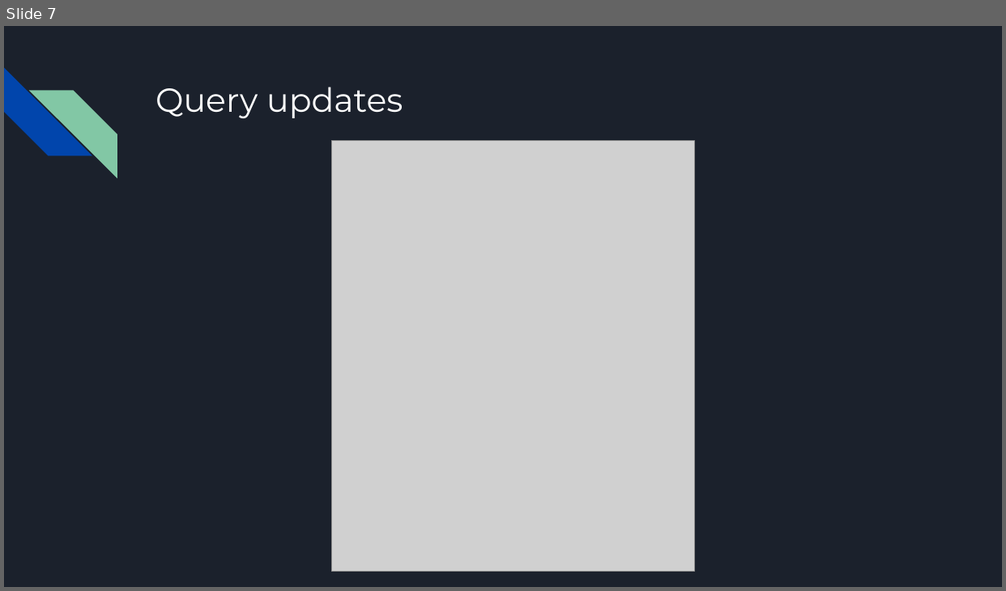
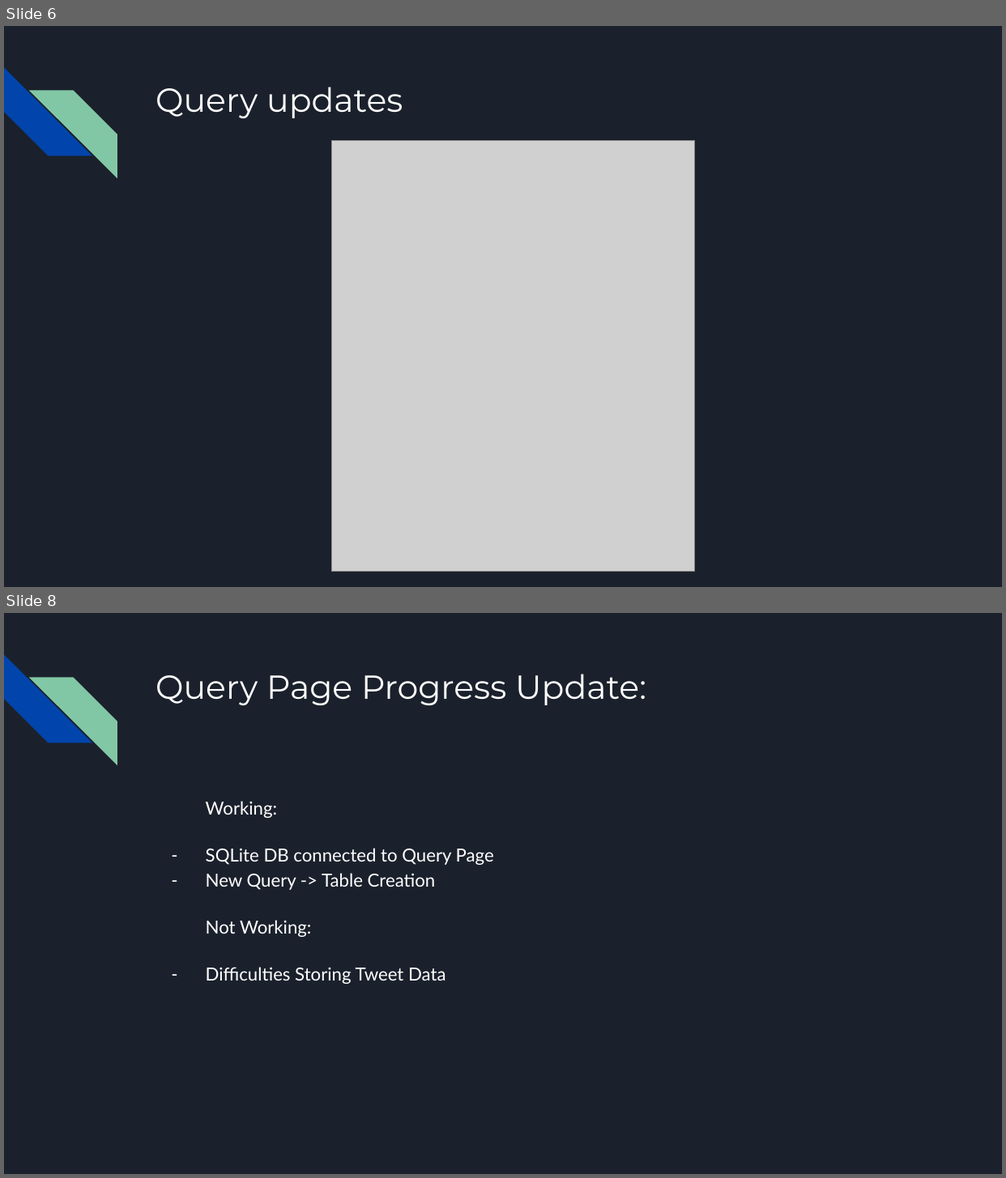
Before and after one commit to JoshCMoore/Massmine-for-the-Masses, a slide deck: documentation/slides/PresentationMar21.pptx. Shown one above the other, each under a label of ours: slide 7 before the commit, slides 6 and 8 after it; the slides between them are not shown. The pictures are 1006x591 and 1006x1178 pixels, drawn with LibreOffice and Linux fonts; fonts in the diff are those of the drawing; grey boxes stand for pictures. Boxes give left, top, right and bottom in pixels: in the first picture for what was removed or moved away, otherwise in the second. Text is boxed around its words. In the diff, an @@ line names an element or a change of style, - is before the commit and + after.

```diff
--- a/documentation/slides/PresentationMar21.pptx
+++ b/documentation/slides/PresentationMar21.pptx
@@ slide 8 added at box(4, 613, 1002, 1174), background #1B212C; not listed: 2 template elements that a slide beside it also shows @@
@@ title added at box(155, 674, 646, 705), 24 pt, text #FFFFFF @@
+Query Page Progress Update:
@@ text added at box(206, 801, 494, 984), 13 pt, text #FFFFFF @@
+Working:
+– SQLite DB connected to Query Page
+– New Query -> Table Creation
+Not Working:
+– Difficulties Storing Tweet Data
@@ what was slide 7 is now slide 6 @@
```
Also in this commit, not shown: 3 slides changed, 1 other slide added, 1 other file.
